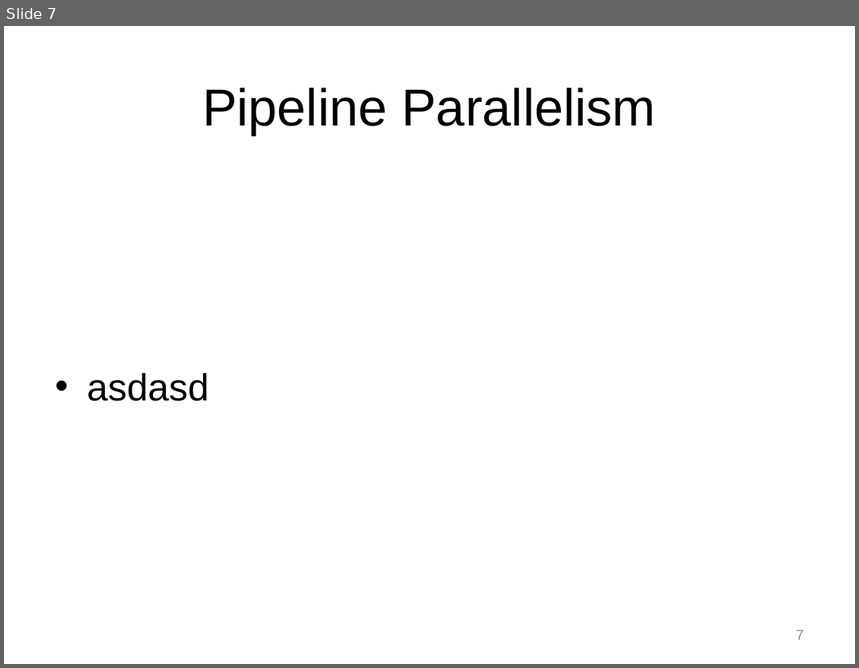
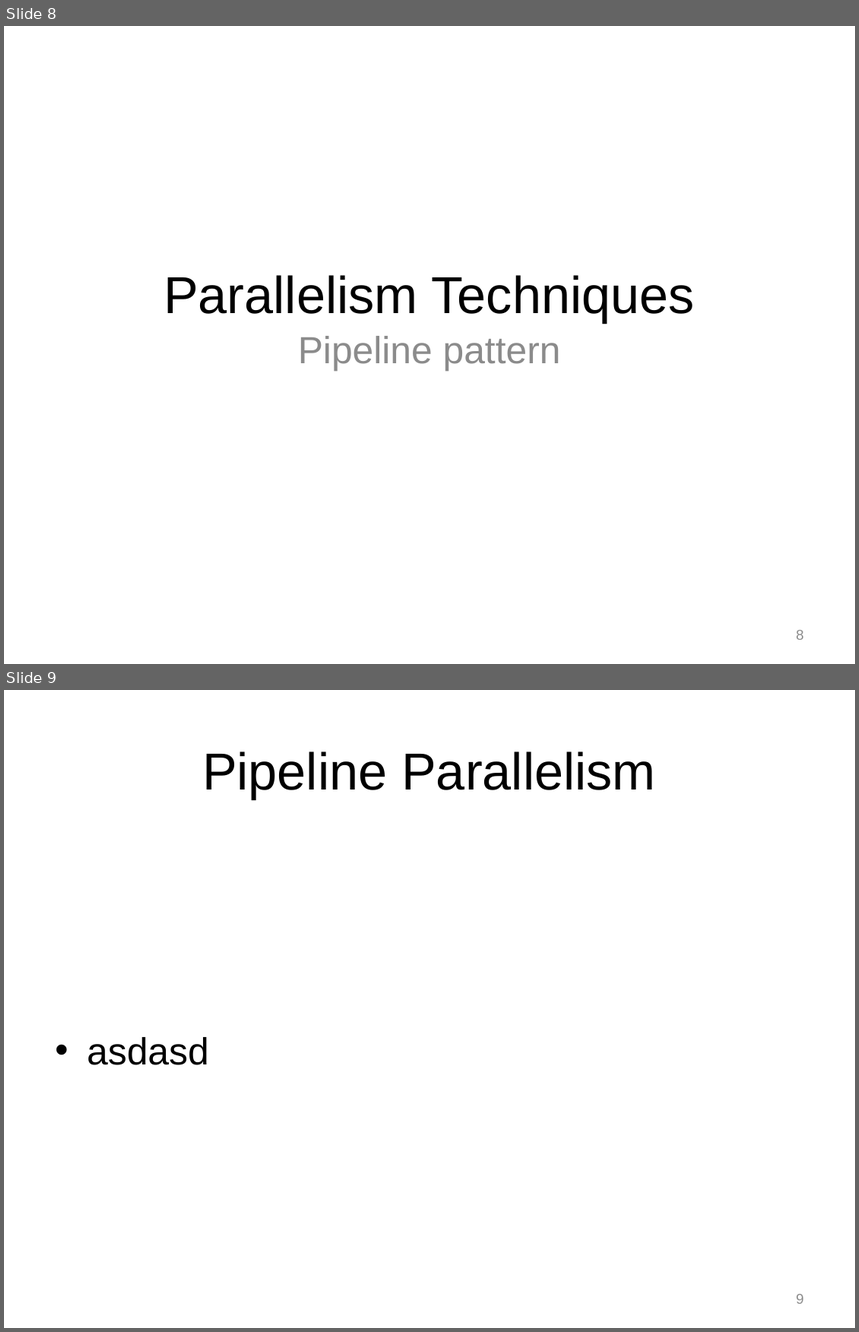
Before and after one commit to Jule/aw1, a slide deck: Praese/Presentation1.pptx. Shown one above the other, each under a label of ours: slide 7 before the commit, slides 8 and 9 after it. The pictures are 859x668 and 859x1332 pixels, drawn with LibreOffice and Linux fonts; fonts in the diff are those of the drawing; background and template pictures are left out. Boxes give left, top, right and bottom in pixels: in the first picture for what was removed or moved away, otherwise in the second. Text is boxed around its words. In the diff, an @@ line names an element or a change of style, - is before the commit and + after.

```diff
--- a/Praese/Presentation1.pptx
+++ b/Praese/Presentation1.pptx
@@ slide 8 added at <box>4,26,855,664</box>, background picture (left out) @@
@@ title added at <box>164,275,695,322</box>, 44 pt, text #000000 @@
+Parallelism Techniques
@@ subtitle added at <box>298,336,561,371</box>, 32 pt, text #8C8C8C @@
+Pipeline pattern
@@ page number added at <box>796,630,804,640</box>, 12 pt, text #8C8C8C @@
+8
@@ what was slide 7 is now slide 9 @@
@@ page number at <box>796,1294,804,1304</box>: text changed @@
-7
+9
```
Also in this commit, not shown: 2 slides changed, 1 other slide added.
